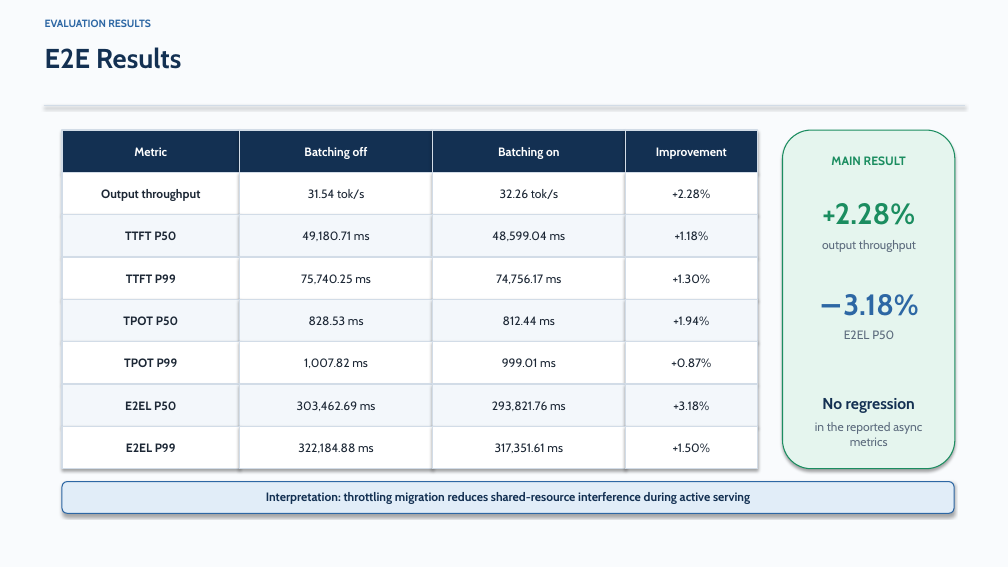
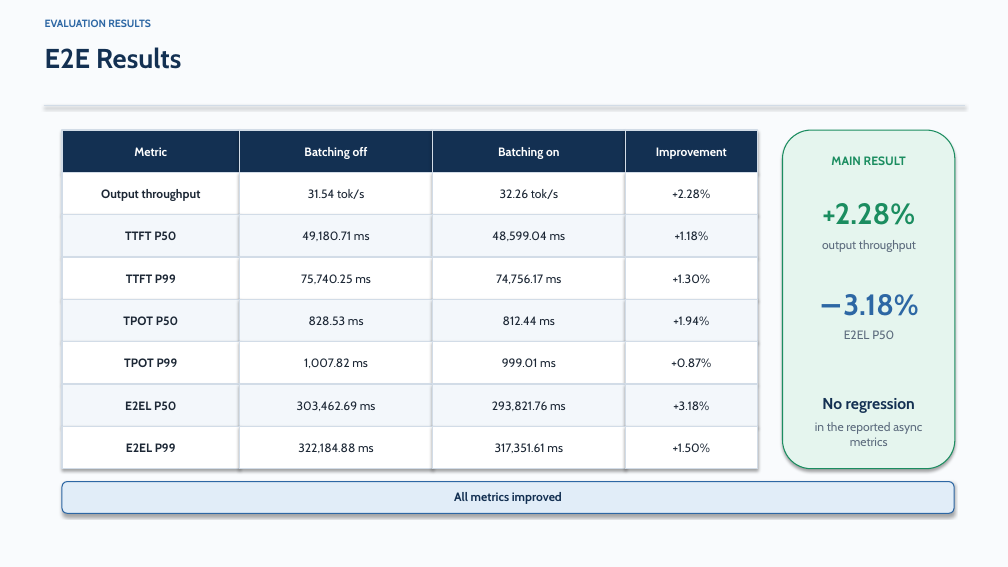
Before and after one commit to DOCCA0/vllm, a slide deck: slide 11 of benchmarks/eplb_rebalance/presentation/eplb_migration_batching.pptx. Drawn at 1008x567 pixels with LibreOffice and Linux fonts; fonts in the diff are those of the drawing. Boxes give left, top, right and bottom in pixels: in the first picture for what was removed or moved away, otherwise in the second. Text is boxed around its words. In the diff, an @@ line names an element or a change of style, - is before the commit and + after.

```diff
--- a/benchmarks/eplb_rebalance/presentation/eplb_migration_batching.pptx
+++ b/benchmarks/eplb_rebalance/presentation/eplb_migration_batching.pptx
@@ text at (454, 492, 562, 504): text changed @@
-Interpretation: throttling migration reduces shared-resource interference during active serving
+All metrics improved
```
Also in this commit, not shown: 13 other slides changed, 3 other files.
